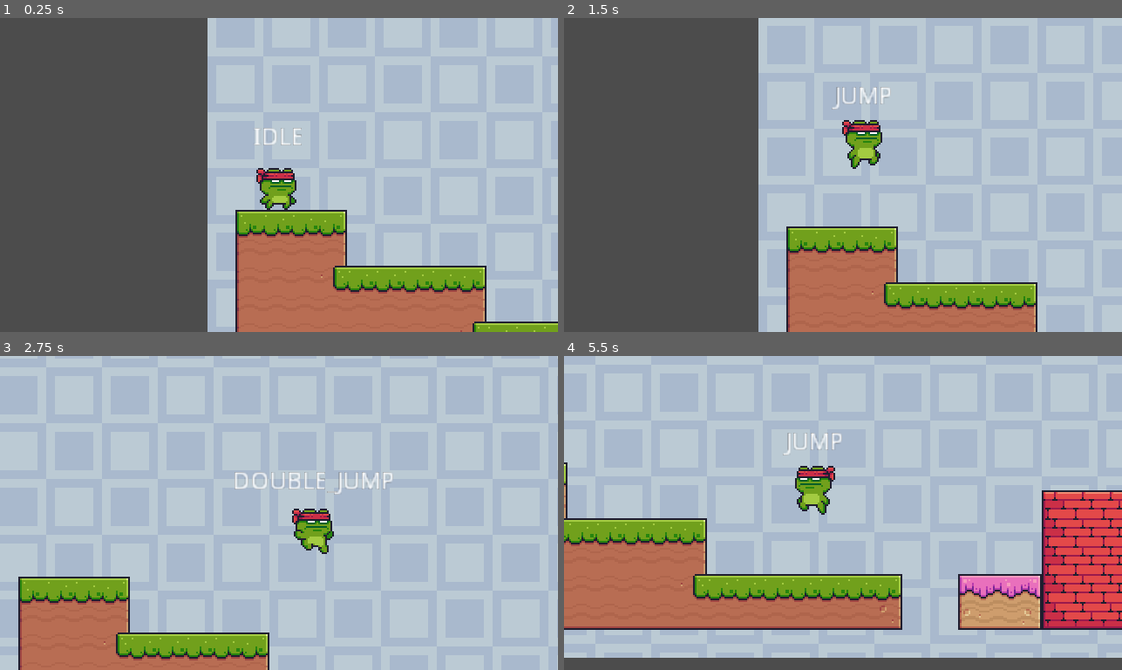
Above: before the commit, frames 1-4 (two rows, left to right).
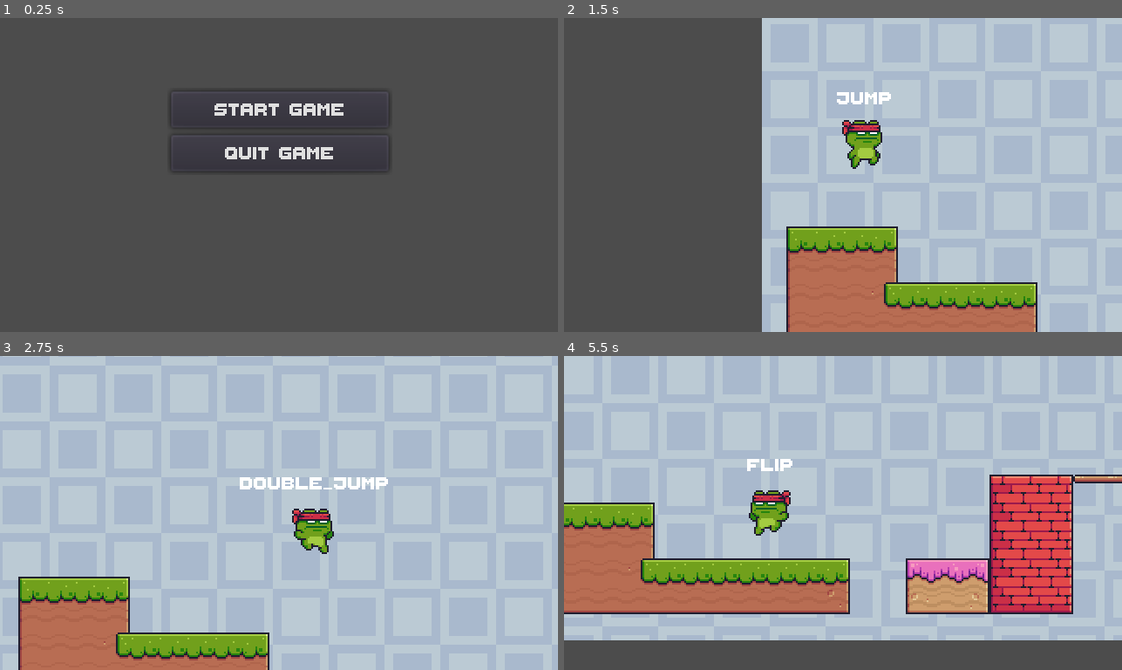
Above: after the commit, the same moments.

Repository: Kouvi/SPONGIA22
Game: Godot game, scene res://Menu.tscn
Same seed, same stepped clock (60 frames per second), same inputs: the game is played once before the commit and once after it. Before the commit the project starts from res://Node2D.tscn.
Inputs (mouse positions are in pixels of both pictures, inside the frame that each line leads up to):
- Up to frame 1 (0.25 s): no input
- Up to frame 2 (1.5 s): click (843, 109) at 0.5 s, where only the run after the commit has a clickable "Start game"; hold D (right) from 1.28 s (still down); hold W (up) from 1.28 s (still down); tap Space (flip, bound only after the commit) at 1.35 s
- Up to frame 3 (2.75 s): keep holding D (right); release W (up) at 2.03 s; tap W (up) at 2.1, 2.27, 2.57 s; tap Space (flip, bound only after the commit) at 2.3 s
- Up to frame 4 (5.5 s): release D (right) at 2.78 s; hold A (left) 2.78-3.53 s; hold W (up) 2.78-3.53 s; tap Space (flip, bound only after the commit) at 2.85, 3.6, 5.1 s; hold D (right) 3.53-5.03 s; tap W (up) at 3.77, 4.07, 5.27 s; hold W (up) 4.28-5.03 s; hold A (left) from 5.03 s (still down)

The runs differ from the first frame. In frame 1, 63% of the frame differs, in the area x 30-100%, y 0-100%; in frame 2, 0.9%; in frame 3, 0.8%; in frame 4, 34%.

Commit message:
Added FLIP, ENEMY_BASIC_FUCTIONALITY
Added character ability to flip on the ground which increases their speed
Added Enemy class
Added basic Start menu

Diff:
--- /dev/null
+++ b/MyFirstGame/Characters/Enemies/Enemy.gd
@@ -0,0 +1,9 @@
+extends KinematicBody2D
+
+class_name Enemy
+
+export(int) var health = 3
+export(bool) var can_be_hit = true
+
+func _ready():
+	pass # Replace with function body.
--- a/MyFirstGame/Characters/Enemies/Pig.gd
+++ b/MyFirstGame/Characters/Enemies/Pig.gd
@@ -1,16 +1,22 @@
-extends KinematicBody2D
+extends Enemy
+
+enum STATE{WALK, RUN}
 
 export(Array, NodePath) var waypoints
 export(int) var start_point = 0
-export(int) var move_speed = 50
-export(int) var run_speed = 200
+export(int) var walk_speed = 50
+export(int) var run_speed = 100
 export(int) var waypoint_arrive_distance = 10
 
 var waypoint_position
 var waypoint_index setget set_waypoint_index
+var is_detected = 0
+var velocity = Vector2.ZERO
+var current_state = STATE.WALK
 
-var velocity = Vector2.ZERO
 onready var animated_sprite = $AnimatedSprite
+onready var animation_tree = $AnimationTree
+
 # Called when the node enters the scene tree for the first time.
 func _ready():
 	self.waypoint_index = start_point
@@ -22,6 +28,13 @@
 	if(distance_x >= waypoint_arrive_distance):
 		var direction_x_sign = sign(direction.x)
 
+		var move_speed
+
+		match(current_state):
+			STATE.WALK:
+				move_speed = walk_speed
+			STATE.RUN:
+				move_speed = run_speed
 		velocity = Vector2(
 		move_speed * sign(direction.x),
 		min(velocity.y + GameSettings.gravity, GameSettings.terminal_velocity)
@@ -32,7 +45,9 @@
 		else:
 			animated_sprite.flip_h = false
 
+		set_anim_parameters(is_detected)
 		velocity = move_and_slide(velocity, Vector2.UP)
+
 	else:
 		#switch waypoints
 		var num_waypoints = waypoints.size()
@@ -43,8 +58,22 @@
 			self.waypoint_index= 0
 
 
+func set_anim_parameters(detected):
+	animation_tree.set("parameters/player_detect/blend_position", detected)
+
+
 
 #SETTERS
 func set_waypoint_index(value):
 	waypoint_index= value
 	waypoint_position = get_node(waypoints[waypoint_index]).position
+
+
+func _on_DetectionZone_body_shape_entered(body_rid, body, body_shape_index, local_shape_index):
+	is_detected = 1
+	current_state = STATE.RUN
+
+
+func _on_DetectionZone_body_shape_exited(body_rid, body, body_shape_index, local_shape_index):
+	is_detected = 0
+	current_state = STATE.WALK
--- a/MyFirstGame/Characters/Enemies/Pig.tscn
+++ b/MyFirstGame/Characters/Enemies/Pig.tscn
@@ -226,14 +226,171 @@
 [sub_resource type="RectangleShape2D" id=49]
 extents = Vector2( 12.5, 12.5 )
 
+[sub_resource type="AnimationNodeAnimation" id=56]
+animation = "run"
+
+[sub_resource type="AnimationNodeAnimation" id=57]
+animation = "run"
+
+[sub_resource type="AnimationNodeAnimation" id=58]
+animation = "walk"
+
+[sub_resource type="AnimationNodeBlendSpace1D" id=59]
+blend_point_0/node = SubResource( 56 )
+blend_point_0/pos = -1.0
+blend_point_1/node = SubResource( 57 )
+blend_point_1/pos = 1.0
+blend_point_2/node = SubResource( 58 )
+blend_point_2/pos = 0.0
+
+[sub_resource type="AnimationNodeBlendTree" id=60]
+graph_offset = Vector2( -586.916, -5.74419 )
+nodes/player_detect/node = SubResource( 59 )
+nodes/player_detect/position = Vector2( -6.40275, 140 )
+node_connections = [ "output", 0, "player_detect" ]
+
+[sub_resource type="Animation" id=51]
+resource_name = "hit1"
+length = 0.6
+loop = true
+tracks/0/type = "value"
+tracks/0/path = NodePath("AnimatedSprite:animation")
+tracks/0/interp = 1
+tracks/0/loop_wrap = true
+tracks/0/imported = false
+tracks/0/enabled = true
+tracks/0/keys = {
+"times": PoolRealArray( 0 ),
+"transitions": PoolRealArray( 1 ),
+"update": 1,
+"values": [ "hit1" ]
+}
+
+[sub_resource type="Animation" id=52]
+resource_name = "hit2"
+length = 0.3
+loop = true
+tracks/0/type = "value"
+tracks/0/path = NodePath("AnimatedSprite:animation")
+tracks/0/interp = 1
+tracks/0/loop_wrap = true
+tracks/0/imported = false
+tracks/0/enabled = true
+tracks/0/keys = {
+"times": PoolRealArray( 0 ),
+"transitions": PoolRealArray( 1 ),
+"update": 1,
+"values": [ "hit2" ]
+}
+
+[sub_resource type="Animation" id=53]
+resource_name = "idle"
+length = 0.6
+loop = true
+tracks/0/type = "value"
+tracks/0/path = NodePath("AnimatedSprite:animation")
+tracks/0/interp = 1
+tracks/0/loop_wrap = true
+tracks/0/imported = false
+tracks/0/enabled = true
+tracks/0/keys = {
+"times": PoolRealArray( 0 ),
+"transitions": PoolRealArray( 1 ),
+"update": 1,
+"values": [ "idle" ]
+}
+
+[sub_resource type="Animation" id=54]
+resource_name = "run"
+length = 0.3
+loop = true
+tracks/0/type = "value"
+tracks/0/path = NodePath("AnimatedSprite:animation")
+tracks/0/interp = 1
+tracks/0/loop_wrap = true
+tracks/0/imported = false
+tracks/0/enabled = true
+tracks/0/keys = {
+"times": PoolRealArray( 0 ),
+"transitions": PoolRealArray( 1 ),
+"update": 1,
+"values": [ "run" ]
+}
+
+[sub_resource type="Animation" id=55]
+resource_name = "walk"
+length = 0.6
+loop = true
+tracks/0/type = "value"
+tracks/0/path = NodePath("AnimatedSprite:animation")
+tracks/0/interp = 1
+tracks/0/loop_wrap = true
+tracks/0/imported = false
+tracks/0/enabled = true
+tracks/0/keys = {
+"times": PoolRealArray( 0 ),
+"transitions": PoolRealArray( 1 ),
+"update": 1,
+"values": [ "walk" ]
+}
+
+[sub_resource type="CapsuleShape2D" id=61]
+radius = 15.0
+height = 182.0
+
+[sub_resource type="RectangleShape2D" id=62]
+extents = Vector2( 10, 4.5 )
+
 [node name="Pig" type="KinematicBody2D"]
+position = Vector2( 2, 0 )
+collision_layer = 16
 script = ExtResource( 6 )
 
 [node name="AnimatedSprite" type="AnimatedSprite" parent="."]
 frames = SubResource( 48 )
-animation = "idle"
+animation = "walk"
+frame = 6
 playing = true
 
 [node name="CollisionShape2D" type="CollisionShape2D" parent="."]
 position = Vector2( 0.5, 2.5 )
 shape = SubResource( 49 )
+__meta__ = {
+"_edit_lock_": true
+}
+
+[node name="AnimationTree" type="AnimationTree" parent="."]
+tree_root = SubResource( 60 )
+anim_player = NodePath("../AnimationPlayer")
+active = true
+parameters/player_detect/blend_position = 0.0
+
+[node name="AnimationPlayer" type="AnimationPlayer" parent="."]
+anims/hit1 = SubResource( 51 )
+anims/hit2 = SubResource( 52 )
+anims/idle = SubResource( 53 )
+anims/run = SubResource( 54 )
+anims/walk = SubResource( 55 )
+
+[node name="DetectionZone" type="Area2D" parent="."]
+collision_layer = 0
+collision_mask = 8
+monitorable = false
+
+[node name="CollisionShape2D" type="CollisionShape2D" parent="DetectionZone"]
+rotation = 1.5708
+shape = SubResource( 61 )
+__meta__ = {
+"_edit_lock_": true
+}
+
+[node name="JumpAttackBox" type="Area2D" parent="."]
+collision_layer = 2048
+collision_mask = 0
+
+[node name="CollisionShape2D" type="CollisionShape2D" parent="JumpAttackBox"]
+position = Vector2( 0, -10 )
+shape = SubResource( 62 )
+
+[connection signal="body_shape_entered" from="DetectionZone" to="." method="_on_DetectionZone_body_shape_entered"]
+[connection signal="body_shape_exited" from="DetectionZone" to="." method="_on_DetectionZone_body_shape_exited"]
--- a/MyFirstGame/Characters/Player.tscn
+++ b/MyFirstGame/Characters/Player.tscn
@@ -1,8 +1,9 @@
-[gd_scene load_steps=21 format=2]
+[gd_scene load_steps=23 format=2]
 
 [ext_resource path="res://Characters/Player.tres" type="SpriteFrames" id=1]
 [ext_resource path="res://Scripts/Player.gd" type="Script" id=2]
 [ext_resource path="res://Characters/LabelReceiver.gd" type="Script" id=3]
+[ext_resource path="res://dynamicFont.tres" type="DynamicFont" id=4]
 
 [sub_resource type="CapsuleShape2D" id=1]
 radius = 9.0
@@ -154,7 +155,7 @@
 [sub_resource type="AnimationNodeBlend3" id=15]
 
 [sub_resource type="AnimationNodeBlendTree" id=12]
-graph_offset = Vector2( -342.012, -52.7683 )
+graph_offset = Vector2( -601.123, -81.3595 )
 nodes/double_jump/node = SubResource( 16 )
 nodes/double_jump/position = Vector2( 466.667, -26.6667 )
 "nodes/double_jump 2/node" = SubResource( 17 )
@@ -168,16 +169,20 @@
 nodes/x_move/position = Vector2( -106.667, 66.6667 )
 nodes/y_sign/node = SubResource( 15 )
 nodes/y_sign/position = Vector2( 186.667, -13.3333 )
-node_connections = [ "double_jump", 0, "y_sign", "double_jump", 1, "double_jump 2", "y_sign", 0, "jump", "y_sign", 1, "x_move", "y_sign", 2, "fall", "output", 0, "double_jump" ]
+node_connections = [ "output", 0, "double_jump", "double_jump", 0, "y_sign", "double_jump", 1, "double_jump 2", "y_sign", 0, "jump", "y_sign", 1, "x_move", "y_sign", 2, "fall" ]
+
+[sub_resource type="RectangleShape2D" id=18]
+extents = Vector2( 5.5, 2 )
 
 [node name="Player" type="KinematicBody2D"]
+collision_layer = 8
 script = ExtResource( 2 )
 
 [node name="AnimatedSprite" type="AnimatedSprite" parent="."]
 position = Vector2( -1, 0 )
 frames = ExtResource( 1 )
 animation = "idle"
-frame = 2
+frame = 5
 playing = true
 
 [node name="CollisionShape2D" type="CollisionShape2D" parent="."]
@@ -205,9 +210,20 @@
 margin_top = -32.0
 margin_right = 77.0
 margin_bottom = -18.0
+custom_fonts/font = ExtResource( 4 )
 text = "None"
 align = 1
 clip_text = true
 script = ExtResource( 3 )
 
+[node name="JumpAttack" type="Area2D" parent="."]
+position = Vector2( -1, 0 )
+collision_layer = 0
+collision_mask = 2048
+
+[node name="CollisionShape2D" type="CollisionShape2D" parent="JumpAttack"]
+position = Vector2( 0.5, 14 )
+shape = SubResource( 18 )
+
 [connection signal="changed_state" from="." to="Label" method="_on_Player_changed_state"]
+[connection signal="area_shape_entered" from="JumpAttack" to="." method="_on_JumpAttack_area_shape_entered"]
--- /dev/null
+++ b/MyFirstGame/Menu.tscn
@@ -0,0 +1,35 @@
+[gd_scene load_steps=3 format=2]
+
+[ext_resource path="res://menuControl.gd" type="Script" id=1]
+[ext_resource path="res://dynamicFont.tres" type="DynamicFont" id=2]
+
+[node name="Menu" type="Control"]
+anchor_right = 1.0
+anchor_bottom = 1.0
+script = ExtResource( 1 )
+
+[node name="VBoxContainer" type="VBoxContainer" parent="."]
+anchor_left = 0.5
+anchor_top = 0.5
+anchor_right = 0.5
+anchor_bottom = 0.5
+margin_left = -62.5
+margin_top = -48.0
+margin_right = 62.5
+margin_bottom = 48.0
+
+[node name="StartButton" type="Button" parent="VBoxContainer"]
+margin_right = 125.0
+margin_bottom = 21.0
+custom_fonts/font = ExtResource( 2 )
+text = "Start game"
+
+[node name="QuitButton" type="Button" parent="VBoxContainer"]
+margin_top = 25.0
+margin_right = 125.0
+margin_bottom = 46.0
+custom_fonts/font = ExtResource( 2 )
+text = "Quit game"
+
+[connection signal="pressed" from="VBoxContainer/StartButton" to="." method="_on_StartButton_pressed"]
+[connection signal="pressed" from="VBoxContainer/QuitButton" to="." method="_on_QuitButton_pressed"]
--- a/MyFirstGame/Node2D.tscn
+++ b/MyFirstGame/Node2D.tscn
@@ -8,7 +8,7 @@
 [node name="Level1" type="Node2D"]
 
 [node name="Blue" type="Sprite" parent="."]
-position = Vector2( 500, -500 )
+position = Vector2( 502, -501 )
 texture = ExtResource( 2 )
 region_enabled = true
 region_rect = Rect2( 0, 0, 1000, 1000 )
@@ -21,7 +21,6 @@
 
 [node name="Player" parent="." instance=ExtResource( 3 )]
 position = Vector2( 41, -137 )
-jump_impulse = 300.0
 
 [node name="RemoteTransform2D" type="RemoteTransform2D" parent="Player"]
 remote_path = NodePath("../../Camera2D")
--- a/MyFirstGame/Scripts/Player.gd
+++ b/MyFirstGame/Scripts/Player.gd
@@ -1,62 +1,98 @@
 extends KinematicBody2D
 
-export(float) var move_speed = 100
-export(float) var jump_impulse = 200
+export(int) var move_speed = 100
+export(int) var jump_impulse = 300
+export(int) var enemy_jump_impulse = 300
 export(int) var max_jumps = 2
-enum STATE { IDLE, RUN, JUMP, FALL, DOUBLE_JUMP}
+export(int) var flip_cooldown = 5
+export(int) var flip_speed = 0
+
+enum STATE { IDLE, RUN, JUMP, FALL, DOUBLE_JUMP, FLIP}
 
 onready var animated_sprite = $AnimatedSprite
 onready var animation_tree = $AnimationTree
+onready var jump_attack = $JumpAttack
 
 signal changed_state(new_state_string, new_state)
 
 var velocity : Vector2
-
+var can_flip = true
 var doubleJumps = 0
 var jumpS = 0
 var current_state = STATE.IDLE setget set_current_state
+var start_timer = false
+var timer_length = 18
+var current_time = 0
+var looking = 1
 
 func _physics_process(delta):
 	var input = get_player_input()
 	adjust_flip_direction(input)
 	velocity = Vector2(
-		input.x * move_speed,
+		input.x * move_speed + flip_speed*looking,
 		min(velocity.y + GameSettings.gravity, GameSettings.terminal_velocity)
 	)
+	if(start_timer == true):
+		if(current_time <= timer_length):
+			current_time += 1
+			flip_speed = 200
+		else:
+			start_timer = false
+			flip_speed = 0
+			current_time = 0
+			can_flip = true
 
 	#Character gains velocity and move
 	velocity = move_and_slide(velocity, Vector2.UP)
+	print(velocity.y)
 	#Character calls this function to pick a new state
 	pick_next_state()
 	#Character calls this function to update its animation
 	set_anim_parameters()
 
+
+
+
 #Function updates animationtree parameter(flipH)
 func adjust_flip_direction(input: Vector2):
 	if(sign(input.x) == 1):
 		animated_sprite.flip_h = false
+		looking = 1
 	elif(sign(input.x) == -1):
 		animated_sprite.flip_h = true
+		looking = -1
+
+
+
 
 #Function which updates Animation Tree which then updates AnimatedSprite
 func set_anim_parameters():
 	animation_tree.set("parameters/x_move/blend_position", sign(velocity.x))
 	animation_tree.set("parameters/y_sign/blend_amount", sign(velocity.y))
 
+
+
+
 #Fuction which checks characters position and if the character is on floor allows it to jump and also updates States of the character
 func pick_next_state():
-	if(is_on_floor()):
+	if(is_on_floor()&&can_flip == true):
 		jumpS = 0
 		doubleJumps = 0
 		if(Input.is_action_just_pressed("up")):
 			self.current_state = STATE.JUMP
+		elif(Input.is_action_just_pressed(("flip"))):
+			self.current_state = STATE.FLIP
 		elif(abs(velocity.x)>0):
 			self.current_state = STATE.RUN
 		else:
 			self.current_state = STATE.IDLE
-	else:
+	elif(can_flip == true):
 		if(Input.is_action_just_pressed(("up"))&& jumpS < max_jumps&& doubleJumps ==0):
 			self.current_state = STATE.DOUBLE_JUMP
+
+
+
+
 
 #This function registers input from the player and returns it as Vector2
 func get_player_input():
@@ -66,9 +102,22 @@
 	input.y = Input.get_action_strength("down") - Input.get_action_strength("up")
 	return input
 
+
+
+
 func jump():
 	velocity.y = -jump_impulse
 	jumpS += 1
+
+func _on_JumpAttack_area_shape_entered(area_rid, area, area_shape_index, local_shape_index):
+	var enemy = area.owner
+
+	if(enemy is Enemy):
+		if(jump_attack.global_position.y < area.global_position.y):
+			#jump_attack
+			velocity.y = 0
+			velocity.y -= enemy_jump_impulse
+
 
 #SETTERS
 func set_current_state(new_state):
@@ -79,5 +128,9 @@
 			jump()
 			animation_tree.set("parameters/double_jump/active", true)
 			doubleJumps +=1
+		STATE.FLIP:
+			animation_tree.set("parameters/double_jump/active", true)
+			start_timer = true
+			can_flip = false
 	current_state = new_state
 	emit_signal("changed_state", STATE.keys()[new_state], new_state)
--- /dev/null
+++ b/MyFirstGame/dynamicFont.tres
@@ -0,0 +1,6 @@
+[gd_resource type="DynamicFont" load_steps=2 format=2]
+
+[ext_resource path="res://VisualAssets/ThaleahFat.ttf" type="DynamicFontData" id=1]
+
+[resource]
+font_data = ExtResource( 1 )
--- /dev/null
+++ b/MyFirstGame/menuControl.gd
@@ -0,0 +1,8 @@
+extends Control
+
+
+func _on_StartButton_pressed():
+	get_tree().change_scene("res://Node2D.tscn")
+
+func _on_QuitButton_pressed():
+	get_tree().quit()
--- a/MyFirstGame/project.godot
+++ b/MyFirstGame/project.godot
@@ -8,10 +8,20 @@
 
 config_version=4
 
+_global_script_classes=[ {
+"base": "KinematicBody2D",
+"class": "Enemy",
+"language": "GDScript",
+"path": "res://Characters/Enemies/Enemy.gd"
+} ]
+_global_script_class_icons={
+"Enemy": ""
+}
+
 [application]
 
 config/name="2DPlatoformer"
-run/main_scene="res://Node2D.tscn"
+run/main_scene="res://Menu.tscn"
 config/icon="res://icon.png"
 
 [autoload]
@@ -80,10 +90,25 @@
 "events": [ Object(InputEventKey,"resource_local_to_scene":false,"resource_name":"","device":0,"alt":false,"shift":false,"control":false,"meta":false,"command":false,"pressed":false,"scancode":0,"physical_scancode":83,"unicode":0,"echo":false,"script":null)
  ]
 }
+flip={
+"deadzone": 0.5,
+"events": [ Object(InputEventKey,"resource_local_to_scene":false,"resource_name":"","device":0,"alt":false,"shift":false,"control":false,"meta":false,"command":false,"pressed":false,"scancode":0,"physical_scancode":32,"unicode":0,"echo":false,"script":null)
+ ]
+}
+
+[layer_names]
+
+2d_physics/layer_1="World"
+2d_physics/layer_4="Player"
+2d_physics/layer_5="Enemy"
+2d_physics/layer_7="PlayerHitBox"
+2d_physics/layer_11="EnemyHitBox"
+2d_physics/layer_12="JumpHurtBox"
 
 [physics]
 
 common/enable_pause_aware_picking=true
+2d/default_gravity=20
 
 [rendering]
 
Not shown: 1 places in MyFirstGame/Characters/Enemies/Pig.tscn that only renumber resources
Binary file added: MyFirstGame/VisualAssets/ThaleahFat.ttf
